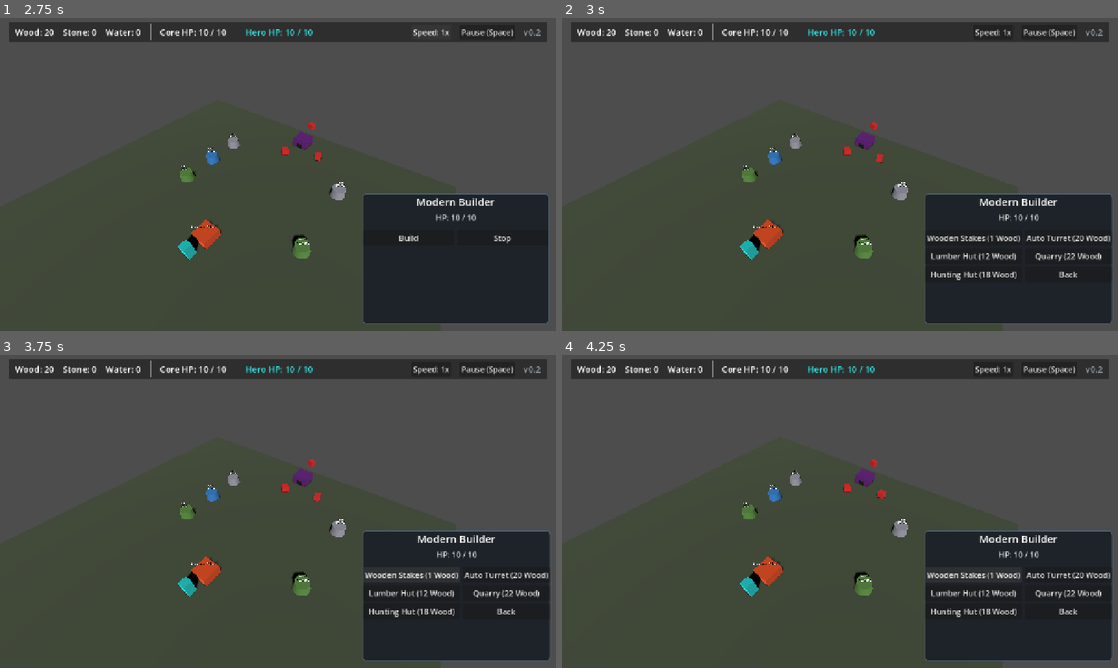
Above: before the commit, frames 1-4 (two rows, left to right).
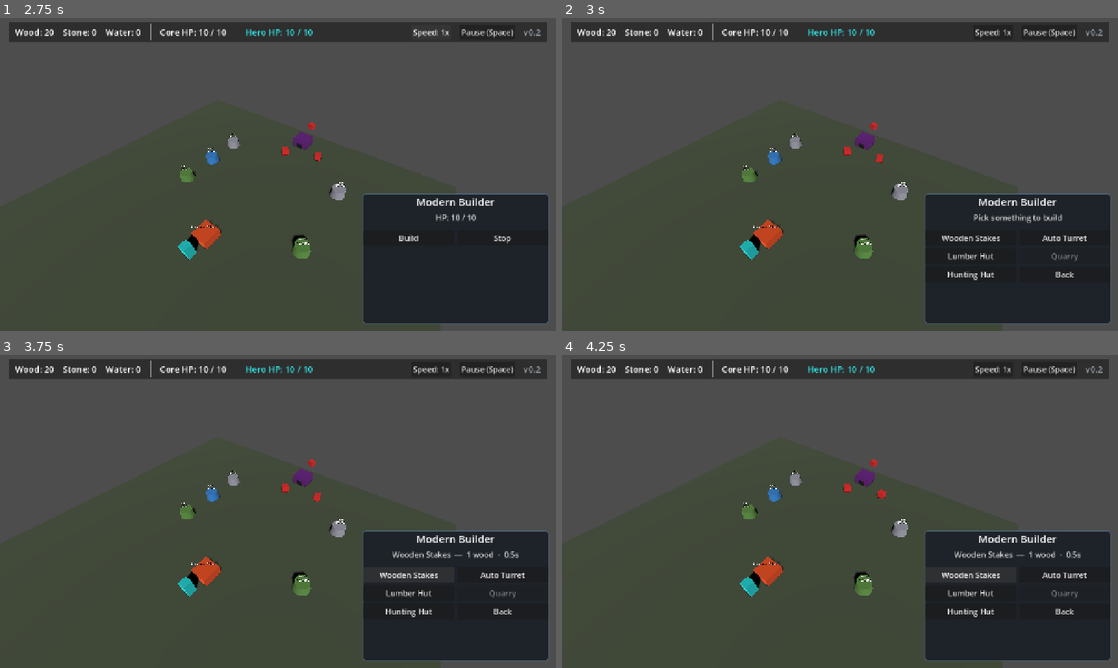
Above: after the commit, the same moments.

Repository: kcokz/dino-td
Game: Godot game, scene res://scenes/Main.tscn
Two runs of this game, one before a commit and one after it. Both use one fixed random seed, a clock stepped at 60 frames per second and the inputs below.
Inputs (mouse positions are in pixels of both pictures, inside the frame that each line leads up to):
- Up to frame 1 (2.75 s): click "Speed: 1x" at 0.5 s; click "Speed: 2x" at 1.25 s; click "Speed: 3x" at 2 s
- Up to frame 2 (3 s): click "Build" at 2.75 s
- Up to frame 3 (3.75 s): click (411, 574) at 3.5 s, where only the run before the commit has a clickable "Wooden Stakes (1 Wood)"
- Up to frame 4 (4.25 s): no input

Frame 1 is identical in both runs. In frame 2, 1.6% of the frame differs, in the area x 65-99%, y 56-98%; in frame 3, 1.7%; in frame 4, 1.7%.

Commit message:
feat(ui): build menu reads at a glance, blueprints build in click order, menu centred
Build menu
- Every button used to read "name (N wood)", so choosing meant comparing numbers
  against the wallet on each one. Buttons now carry only the name; cost and build
  time appear in a detail line for whichever entry is hovered, and entries the
  player cannot afford are disabled. Affordability is seen, not computed.
- When an entry is out of reach the detail line says how much is needed against
  how much is held, tinted red. Icons wait for art; the layout is already in the
  shape that expects them.

Blueprint order
- The Hero worked through pending blueprints nearest-first. From the outside that
  looks arbitrary, because his position is not what the player was thinking about
  while clicking. Buildings now record the order they were laid down and he works
  oldest-first, so a row of stakes goes up in the order it was clicked.

Pause menu
- Centred with a full-rect CenterContainer instead of anchoring the panel, which
  left it in a corner whenever its size was settled after layout, and given a
  dimmed backdrop so it reads as a modal layer.

435 tests passing.

Co-Authored-By: Claude Opus 5 <noreply@anthropic.com>

Diff:
--- a/scripts/entities/Building.gd
+++ b/scripts/entities/Building.gd
@@ -17,6 +17,12 @@
 var is_destroyed: bool = false
 var label_3d: Label3D = null
 var range_indicator: MeshInstance3D = null
+
+## Order this blueprint was laid down in. The Hero works through pending blueprints
+## oldest-first, so a row of stakes goes up in the order the player clicked them
+## rather than in whatever order happens to be closest to him.
+static var _next_build_order: int = 0
+var build_order: int = -1
 
 func _init(p_type: String = "") -> void:
 	if p_type != "":
@@ -78,6 +84,9 @@
 
 	is_constructed = false
 	build_progress = 0.0
+	if build_order < 0:
+		build_order = _next_build_order
+		_next_build_order += 1
 	_update_construction_state()
 	_update_info_label()
 	var eb = _get_event_bus()
--- a/scripts/entities/Hero.gd
+++ b/scripts/entities/Hero.gd
@@ -510,6 +510,7 @@
 	# Fallback
 	_plan_path(b_pos, b)
 
+## Next blueprint the Hero should work on: the one queued earliest.
 func _find_nearest_unfinished_building() -> Node:
 	if not is_inside_tree():
 		return null
@@ -534,14 +535,34 @@
 	if unfinished.is_empty():
 		return null
 
-	var nearest: Node = null
-	var min_dist_sq: float = 999999.0
+	# Oldest blueprint first: when the player lays a row of stakes, they go up in
+	# the order they were clicked. Nearest-first looks arbitrary from the outside,
+	# because the Hero's position is not something the player was thinking about.
+	var best: Node = null
+	var best_order: int = -1
+	var best_dist_sq: float = 0.0
 	for b in unfinished:
-		var d_sq = global_position.distance_squared_to(b.global_position)
-		if d_sq < min_dist_sq:
-			min_dist_sq = d_sq
-			nearest = b
-	return nearest
+		var order: int = int(b.build_order) if "build_order" in b else -1
+		var d_sq: float = global_position.distance_squared_to(b.global_position)
+		if best == null:
+			best = b
+			best_order = order
+			best_dist_sq = d_sq
+			continue
+		# Fall back to distance only between blueprints with no order stamp.
+		if order >= 0 and best_order >= 0:
+			if order < best_order:
+				best = b
+				best_order = order
+				best_dist_sq = d_sq
+		elif order >= 0 and best_order < 0:
+			best = b
+			best_order = order
+			best_dist_sq = d_sq
+		elif order < 0 and best_order < 0 and d_sq < best_dist_sq:
+			best = b
+			best_dist_sq = d_sq
+	return best
 
 func _continue_to_next_pending_building_or_idle() -> void:
 	target_building = null
--- a/scripts/ui/OptionPanel.gd
+++ b/scripts/ui/OptionPanel.gd
@@ -221,6 +221,8 @@
 		button_container = grid
 
 func _update_status_display() -> void:
+	if current_menu == "build":
+		return # the build page uses this line for the hovered entry's detail
 	if selected_unit == null or not is_instance_valid(selected_unit):
 		return
 	if selected_unit.has_method("get_display_info"):
@@ -310,20 +312,70 @@
 			buildable = cfg.BUILDABLE_TYPES
 		else:
 			buildable = ["wall", "tower", "lumber_hut"]
+		_clear_build_detail()
+		# Buttons carry only the name. The cost and build time go in the detail line
+		# below, shown for whichever button the cursor is over, and a button the
+		# player cannot afford is disabled -- so affordability is read at a glance
+		# instead of by comparing numbers on every button against the wallet.
 		for b_type in buildable:
-			var b_name = Config.get_building_name(b_type) if (cfg and cfg.has_method("get_building_name")) else b_type
-			var cost_wood: int = 2
-			if cfg and "BUILDINGS" in cfg and cfg.BUILDINGS.has(b_type):
-				cost_wood = int(cfg.BUILDINGS[b_type].get("cost", {}).get("wood", 2))
-			var label_str = TranslationServer.translate("BUILD_COST_FORMAT") % [b_name, cost_wood]
-			_create_action_button(label_str, func():
+			var b_name: String = _building_name(b_type)
+			var btn := _create_action_button(b_name, func():
 				_trigger_build(b_type)
 			)
+			btn.disabled = not _can_afford(b_type)
+			btn.mouse_entered.connect(func(): _show_build_detail(b_type))
+			btn.focus_entered.connect(func(): _show_build_detail(b_type))
+			btn.mouse_exited.connect(_clear_build_detail)
+
 
 		_create_action_button(TranslationServer.translate("CMD_BACK"), func():
 			current_menu = "default"
 			_refresh_ui()
 		)
+
+## Cost and build time for the hovered entry, or a prompt when nothing is hovered.
+func _show_build_detail(b_type: String) -> void:
+	if status_label == null:
+		return
+	var cfg = _get_config()
+	if cfg == null or not cfg.BUILDINGS.has(b_type):
+		return
+	var b_name: String = _building_name(b_type)
+	var cost: int = int(cfg.BUILDINGS[b_type].get("cost", {}).get("wood", 0))
+	if _can_afford(b_type):
+		var secs: float = float(cfg.get_build_time(b_type)) if cfg.has_method("get_build_time") else 0.0
+		status_label.text = tr("BUILD_DETAIL_FORMAT") % [b_name, cost, secs]
+		status_label.modulate = Color(0.85, 0.85, 0.85)
+	else:
+		status_label.text = tr("BUILD_DETAIL_UNAFFORDABLE") % [b_name, cost, _wood()]
+		status_label.modulate = Color(1.0, 0.45, 0.4)
+
+func _clear_build_detail() -> void:
+	if status_label == null:
+		return
+	status_label.text = tr("BUILD_HINT_PICK")
+	status_label.modulate = Color(0.85, 0.85, 0.85)
+
+func _building_name(b_type: String) -> String:
+	var cfg = _get_config()
+	if cfg and cfg.has_method("get_building_name"):
+		return String(cfg.get_building_name(b_type))
+	return b_type
+
+func _wood() -> int:
+	var gs = _get_game_state()
+	if gs and "resources" in gs:
+		return int(gs.resources.get("wood", 0))
+	return 0
+
+func _can_afford(b_type: String) -> bool:
+	var gs = _get_game_state()
+	var cfg = _get_config()
+	if gs == null or cfg == null or not cfg.BUILDINGS.has(b_type):
+		return false
+	if gs.has_method("can_afford"):
+		return bool(gs.can_afford(cfg.BUILDINGS[b_type].get("cost", {})))
+	return true
 
 func _populate_building_buttons() -> void:
 	var is_producer: bool = (selected_unit is ProducerBuilding) or ("is_operating" in selected_unit)
@@ -403,3 +455,10 @@
 	if cfg and "UI" in cfg:
 		return float(cfg.UI.get("option_panel_margin", 16.0))
 	return 16.0
+
+func _get_game_state() -> Node:
+	if is_inside_tree():
+		return get_node_or_null("/root/GameState")
+	if Engine.get_main_loop() is SceneTree and Engine.get_main_loop().root:
+		return Engine.get_main_loop().root.get_node_or_null("GameState")
+	return null
--- a/scripts/ui/PauseMenu.gd
+++ b/scripts/ui/PauseMenu.gd
@@ -17,6 +17,7 @@
 var current_page: int = Page.ROOT
 var is_open: bool = false
 
+var centerer: CenterContainer = null
 var panel: PanelContainer = null
 var page_vbox: VBoxContainer = null
 var title_label: Label = null
@@ -140,13 +141,32 @@
 	set_anchors_preset(Control.PRESET_FULL_RECT)
 	mouse_filter = Control.MOUSE_FILTER_STOP
 
+	if find_child("Dimmer", true, false) == null:
+		var dimmer := ColorRect.new()
+		dimmer.name = "Dimmer"
+		dimmer.color = Color(0.0, 0.0, 0.0, 0.55)
+		dimmer.set_anchors_preset(Control.PRESET_FULL_RECT)
+		dimmer.mouse_filter = Control.MOUSE_FILTER_IGNORE
+		add_child(dimmer)
+
+	# A CenterContainer that fills the screen keeps the panel in the middle at any
+	# resolution; anchoring the panel itself leaves it pinned to a corner whenever
+	# its size is decided after layout.
+	if centerer == null:
+		centerer = find_child("Centerer", true, false) as CenterContainer
+	if centerer == null:
+		centerer = CenterContainer.new()
+		centerer.name = "Centerer"
+		centerer.set_anchors_preset(Control.PRESET_FULL_RECT)
+		centerer.mouse_filter = Control.MOUSE_FILTER_IGNORE
+		add_child(centerer)
+
 	if panel == null:
 		panel = find_child("MenuPanel", true, false) as PanelContainer
 	if panel == null:
 		panel = PanelContainer.new()
 		panel.name = "MenuPanel"
-		panel.set_anchors_preset(Control.PRESET_CENTER)
-		panel.custom_minimum_size = Vector2(320, 240)
+		panel.custom_minimum_size = Vector2(360, 260)
 		var style := StyleBoxFlat.new()
 		style.bg_color = Color(0.08, 0.1, 0.13, 0.96)
 		style.border_width_left = 2
@@ -163,7 +183,7 @@
 		style.content_margin_top = 20
 		style.content_margin_bottom = 20
 		panel.add_theme_stylebox_override("panel", style)
-		add_child(panel)
+		centerer.add_child(panel)
 
 	if page_vbox == null:
 		page_vbox = find_child("PageVBox", true, false) as VBoxContainer
--- a/tests/test_gameplay_fixes.gd
+++ b/tests/test_gameplay_fixes.gd
@@ -197,8 +197,9 @@
 	var hud = main_inst.find_child("HUD", true, false)
 	assert_not_null(hud, "HUD must exist in Main")
 
-	# v0.2: building moved off the HUD top bar and onto the Hero's Option Panel,
-	# so the cost labels now live on that panel's level-2 build menu.
+	# v0.2: building moved off the HUD top bar and onto the Hero's Option Panel.
+	# Buttons carry only the building name; cost and build time live in the detail
+	# line, shown for whichever entry the cursor is over.
 	var panel = hud.find_child("OptionPanel", true, false)
 	assert_not_null(panel, "OptionPanel must exist in the HUD")
 	var hero = main_inst.find_child("Hero", true, false)
@@ -211,11 +212,17 @@
 	for btn in panel.button_container.get_children():
 		labels.append(str(btn.text))
 	assert_gt(labels.size(), 1, "Build menu lists buildable types plus Back")
-	var with_cost: int = 0
-	for l in labels:
-		if l.contains("木") or l.contains("Wood"):
-			with_cost += 1
-	assert_gte(with_cost, 3, "Build buttons display their resource cost (got %s)" % str(labels))
+
+	# Each build entry reads exactly as the building's name, with no cost appended.
+	for b_type in config_node.BUILDABLE_TYPES:
+		var b_name: String = config_node.get_building_name(b_type)
+		assert_has(labels, b_name, "Build menu offers '%s' by name alone" % b_name)
+
+	# Hovering an entry reports its cost and build time.
+	panel._show_build_detail("wall")
+	var detail: String = str(panel.status_label.text)
+	assert_true(detail.contains(str(cost_of("wall"))), "Detail line states the wood cost (got '%s')" % detail)
+	assert_true(detail.contains("木") or detail.contains("wood"), "Detail line names the resource (got '%s')" % detail)
 
 func test_08_continuous_building_placement_until_ap_exhausted() -> void:
 	assert_not_null(main_scene_packed, "Main.tscn must exist and load")
--- a/tests/test_v02_followups.gd
+++ b/tests/test_v02_followups.gd
@@ -762,3 +762,123 @@
 
 	i18n.set_locale(before)
 	menu.close()
+
+# ==============================================================================
+# 10. Build menu reads at a glance
+# ==============================================================================
+
+func _build_menu() -> Array:
+	var panel = option_panel_script.new()
+	var hero = hero_script.new()
+	_cleanup_nodes.append(panel)
+	_cleanup_nodes.append(hero)
+	tree.root.add_child(hero)
+	tree.root.add_child(panel)
+	await wait_frames(1)
+	panel.select_target(hero)
+	panel._on_build_pressed()
+	return [panel, hero]
+
+func test_37_unaffordable_entries_are_disabled_not_just_labelled() -> void:
+	# Affordability should be visible without comparing numbers on every button.
+	game_state_node.resources["wood"] = cost_of("wall") # enough for a stake, nothing else
+	var pair = await _build_menu()
+	var panel = pair[0]
+
+	var seen: Dictionary = {}
+	var idx: int = 0
+	for b_type in config_node.BUILDABLE_TYPES:
+		var btn = panel.button_container.get_child(idx)
+		seen[b_type] = btn
+		idx += 1
+
+	assert_false(seen["wall"].disabled, "A stake is affordable, so its entry is live")
+	assert_true(seen["tower"].disabled, "A turret is out of reach, so its entry is greyed out")
+
+	# Paying for it lights the entry back up.
+	game_state_node.resources["wood"] = cost_of("tower")
+	panel._refresh_ui()
+	assert_false(panel.button_container.get_child(1).disabled, "The turret entry lights up once affordable")
+
+func test_38_detail_line_reports_cost_and_build_time() -> void:
+	game_state_node.resources["wood"] = 999
+	var pair = await _build_menu()
+	var panel = pair[0]
+
+	# Nothing hovered: the line prompts instead of showing a stale unit status.
+	assert_eq(panel.status_label.text, tr("BUILD_HINT_PICK"), "The build page prompts when nothing is hovered")
+
+	panel._show_build_detail("tower")
+	var detail: String = str(panel.status_label.text)
+	assert_true(detail.contains(str(cost_of("tower"))), "Detail names the cost (got '%s')" % detail)
+	assert_true(detail.contains("8.0") or detail.contains("8,0"),
+		"Detail names the derived build time (got '%s')" % detail)
+
+func test_39_detail_line_says_what_is_missing_when_broke() -> void:
+	var short_by: int = maxi(0, cost_of("tower") - 1)
+	game_state_node.resources["wood"] = short_by
+	var pair = await _build_menu()
+	var panel = pair[0]
+
+	panel._show_build_detail("tower")
+	var detail: String = str(panel.status_label.text)
+	assert_true(detail.contains(str(cost_of("tower"))), "Says what the turret costs")
+	assert_true(detail.contains(str(short_by)), "Says what the player actually has")
+	assert_gt(panel.status_label.modulate.r, panel.status_label.modulate.g,
+		"The shortfall is tinted red rather than left for the player to notice")
+
+func test_40_unit_status_does_not_overwrite_the_build_detail() -> void:
+	game_state_node.resources["wood"] = 999
+	var pair = await _build_menu()
+	var panel = pair[0]
+
+	panel._show_build_detail("lumber_hut")
+	var detail: String = str(panel.status_label.text)
+	# The per-unit status ticker must leave the build page's line alone.
+	panel._update_status_display()
+	assert_eq(str(panel.status_label.text), detail, "Build detail survives the status refresh")
+
+# ==============================================================================
+# 11. Blueprint order and menu placement
+# ==============================================================================
+
+func test_41_blueprints_are_built_in_the_order_they_were_placed() -> void:
+	var main_packed: PackedScene = load("res://scenes/Main.tscn")
+	var main = main_packed.instantiate()
+	_cleanup_nodes.append(main)
+	tree.root.add_child(main)
+	await wait_frames(2)
+
+	game_state_node.resources["wood"] = cost_of("wall") * 5
+	main.on_build_selected("wall")
+
+	# Lay stakes walking away from the Hero, so "nearest" and "first" disagree:
+	# the far one is clicked first and must still be raised first.
+	var far = main.try_place_at_cell(Vector2i(8, 8))
+	var mid = main.try_place_at_cell(Vector2i(4, 4))
+	var near = main.try_place_at_cell(Vector2i(2, 2))
+	assert_not_null(far, "First stake placed")
+	assert_not_null(mid, "Second stake placed")
+	assert_not_null(near, "Third stake placed")
+
+	assert_lt(far.build_order, mid.build_order, "Stakes are stamped in click order")
+	assert_lt(mid.build_order, near.build_order, "Stakes are stamped in click order")
+
+	main.hero.global_position = near.global_position
+	var next_up = main.hero._find_nearest_unfinished_building()
+	assert_eq(next_up, far, "The Hero starts with the stake clicked first, not the closest one")
+
+func test_42_pause_menu_is_centred_not_cornered() -> void:
+	var hud = _spawn_hud()
+	await wait_frames(1)
+	var menu = hud.pause_menu
+	menu.open()
+	await wait_frames(2)
+
+	assert_not_null(menu.centerer, "The menu centres its panel with a CenterContainer")
+	assert_not_null(menu.panel, "The menu has a panel")
+	assert_eq(menu.panel.get_parent(), menu.centerer,
+		"The panel sits inside the centring container, not anchored to a corner")
+	assert_not_null(menu.find_child("Dimmer", true, false),
+		"A dimmed backdrop makes the menu read as a modal layer")
+	menu.close()
--- a/translations/strings.csv
+++ b/translations/strings.csv
@@ -77,3 +77,6 @@
 MENU_BACK,"Back","返回"
 MENU_LANGUAGE,"Language","语言"
 MENU_SETTINGS_TITLE,"Settings","游戏设置"
+BUILD_DETAIL_FORMAT,"%s  —  %d wood  ·  %.1fs","%s  —  %d 木  ·  %.1f 秒"
+BUILD_DETAIL_UNAFFORDABLE,"%s  —  need %d wood (have %d)","%s  —  需要 %d 木（现有 %d）"
+BUILD_HINT_PICK,"Pick something to build","选择要建造的东西"
Not shown, added: scripts/ui/PauseMenu.gd.uid
Binary file changed: translations/strings.en.translation
Binary file changed: translations/strings.zh_CN.translation
Not shown, changed: VERSION.md
